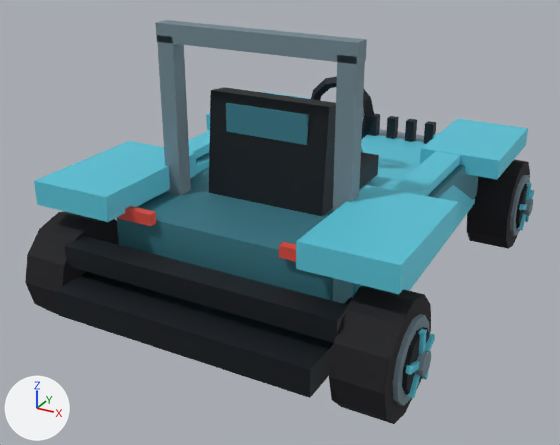
What one commit did to the glTF model DLC/Flashback/assets/kart/flashback/conrad-flashback/kart.glb.
The view is the same before and after, from a camera (50 mm lens) standing at (2.02, -4.07, 2.36) and looking at (-0.11, -0.19, 0.42). The lights are fixed; the arrows at lower left show +X, +Y and +Z. The older version comes first. Where no turn or scale is listed for an object, it has been applied to the vertices. Vertices at exactly the same position are counted once.

Objects in the first picture: 'chassis', 'wheel-front-right', 'wheel-rear-left', 'wheel-rear-right'.
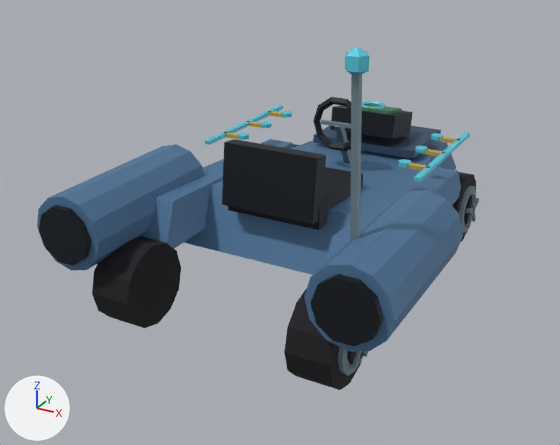
Diff of the bpy script that builds the scene:
```diff
--- a/DLC/Flashback/assets/kart/flashback/conrad-flashback/kart.glb.py
+++ b/DLC/Flashback/assets/kart/flashback/conrad-flashback/kart.glb.py
@@ me_wheel_rear_left @@
-me_wheel_rear_left.from_pydata(...)  # 132 vertices, 228 faces; spans x -0.221..0.135, y -0.31..0.31, z -0.31..0.31
+me_wheel_rear_left.from_pydata(...)  # 113 vertices, 196 faces; spans x -0.183..0.125, y -0.25..0.25, z -0.25..0.25
+# me_wheel_rear_left part 1: the loose piece of 26 vertices spanning x -0.135..0.135, y -0.31..0.31, z -0.31..0.31 is rebuilt with 51 vertices and now spans x -0.149..0.125, y -0.25..0.25, z -0.25..0.25
+# other edits to the shape of me_wheel_rear_left do not show in these pictures
 me_wheel_rear_left.materials.append(mat_wheel_vertex_colours)
@@ me_wheel_front_right @@
-me_wheel_front_right.from_pydata(...)  # 132 vertices, 228 faces; spans x -0.135..0.221, y -0.31..0.31, z -0.31..0.31
+me_wheel_front_right.from_pydata(...)  # 113 vertices, 196 faces; spans x -0.125..0.183, y -0.25..0.25, z -0.25..0.25
+# me_wheel_front_right part 2: a new loose piece, a 10-sided cylinder along x spanning x 0.141..0.166, y -0.107..0.107, z -0.112..0.113, in mat_wheel_vertex_colours
+# me_wheel_front_right part 3: a new loose piece, a box spanning x 0.157..0.183, y -0.015..0.015, z 0.0..0.125, in mat_wheel_vertex_colours
+# me_wheel_front_right part 4: the loose piece of 26 vertices spanning x -0.135..0.135, y -0.31..0.31, z -0.31..0.31 is rebuilt with 51 vertices and now spans x -0.125..0.149, y -0.25..0.25, z -0.25..0.25
+# me_wheel_front_right part 5: 106 vertices removed from x 0.134..0.221, y -0.217..0.217, z -0.217..0.217; 32 vertices added at x 0.157..0.183, y -0.124..0.124, z -0.11..0.053
 me_wheel_front_right.materials.append(mat_wheel_vertex_colours)
@@ me_wheel_rear_right @@
-me_wheel_rear_right.from_pydata(...)  # 132 vertices, 228 faces; spans x -0.135..0.221, y -0.31..0.31, z -0.31..0.31
+me_wheel_rear_right.from_pydata(...)  # 113 vertices, 196 faces; spans x -0.125..0.183, y -0.25..0.25, z -0.25..0.25
+# me_wheel_rear_right part 6: a new loose piece, a 10-sided cylinder along x spanning x 0.141..0.166, y -0.107..0.107, z -0.112..0.113, in mat_wheel_vertex_colours
+# me_wheel_rear_right part 7: the loose piece of 26 vertices spanning x -0.135..0.135, y -0.31..0.31, z -0.31..0.31 is rebuilt with 51 vertices and now spans x -0.125..0.149, y -0.25..0.25, z -0.25..0.25
+# me_wheel_rear_right part 8: 106 vertices removed from x 0.134..0.221, y -0.217..0.217, z -0.217..0.217; 32 vertices added at x 0.157..0.183, y -0.124..0.124, z -0.11..0.053
+# other edits to the shape of me_wheel_rear_right do not show in these pictures
 me_wheel_rear_right.materials.append(mat_wheel_vertex_colours)
@@ ob_chassis @@
-ob_chassis = bpy.data.objects.new('chassis', me_chassis)
@@ ob_wheel_rear_left @@
 ob_wheel_rear_left = bpy.data.objects.new('wheel-rear-left', me_wheel_rear_left)
-ob_wheel_rear_left.location = (-0.935, -1.08, 0.31)
+ob_wheel_rear_left.location = (-0.61, -0.98, 0.25)
@@ ob_wheel_front_right @@
 ob_wheel_front_right = bpy.data.objects.new('wheel-front-right', me_wheel_front_right)
-ob_wheel_front_right.location = (0.935, 1.08, 0.31)
+ob_wheel_front_right.location = (0.61, 0.98, 0.25)
@@ ob_wheel_rear_right @@
 ob_wheel_rear_right = bpy.data.objects.new('wheel-rear-right', me_wheel_rear_right)
-ob_wheel_rear_right.location = (0.935, -1.08, 0.31)
+ob_wheel_rear_right.location = (0.61, -0.98, 0.25)
@@ ob_identity_speeder_motif_antenna @@
+ob_identity_speeder_motif_antenna = bpy.data.objects.new('identity-speeder-motif-antenna', me_identity_speeder_motif_antenna)  # 22 vertices, 36 faces; spans x 0.654..0.766, y -1.049..-0.913, z 0.699..1.715
+ob_identity_speeder_motif_antenna.location = (0.0, 0.0, 0.0)
@@ ob_identity_speeder_motif_scanner @@
+ob_identity_speeder_motif_scanner = bpy.data.objects.new('identity-speeder-motif-scanner', me_identity_speeder_motif_scanner)  # 56 vertices, 104 faces; spans x -0.235..0.235, y 0.779..1.161, z 0.681..0.914
+ob_identity_speeder_motif_scanner.location = (0.0, 0.0, 0.0)
@@ ob_identity_speeder_motif_circuit @@
+ob_identity_speeder_motif_circuit = bpy.data.objects.new('identity-speeder-motif-circuit', me_identity_speeder_motif_circuit)  # 148 vertices, 240 faces; spans x -0.728..0.728, y -0.075..0.915, z 0.798..0.832
+ob_identity_speeder_motif_circuit.location = (0.0, 0.0, 0.0)
@@ ob_identity_speeder_driver_cockpit @@
+ob_identity_speeder_driver_cockpit = bpy.data.objects.new('identity-speeder-driver-cockpit', me_identity_speeder_driver_cockpit)  # 80 vertices, 140 faces; spans x -0.3..0.3, y -0.557..0.679, z 0.459..1.086
+ob_identity_speeder_driver_cockpit.location = (0.0, 0.0, 0.0)
@@ ob_identity_speeder_speeder_long_cowl_and_stern_turbines @@
+ob_identity_speeder_speeder_long_cowl_and_stern_turbines = bpy.data.objects.new('identity-speeder-speeder-long-cowl-and-stern-turbines', me_identity_speeder_speeder_long_cowl_and_stern_turbines)  # 128 vertices, 224 faces; spans x -1.05..1.05, y -1.31..1.67, z 0.29..0.83
+ob_identity_speeder_speeder_long_cowl_and_stern_turbines.location = (0.0, 0.0, 0.0)
```

Boxes [x1, y1, x2, y2] around the edits, measured in the pictures (560 x 445 px):
'chassis', deleted: before [34, 20, 528, 398]
'identity-speeder-speeder-long-cowl-and-stern-turbines', added (blue): after [37, 126, 463, 351]
'wheel-rear-right', reshaped, moved (21% narrower, 26% shorter): before [329, 286, 435, 424]; after [284, 288, 368, 390]
'wheel-rear-left', reshaped, moved: before [25, 211, 119, 314]; after [92, 236, 181, 328]
'identity-speeder-driver-cockpit', added: after [222, 97, 365, 230]
'wheel-front-right', reshaped, moved: before [467, 160, 534, 248]; after [452, 172, 479, 242]
'identity-speeder-motif-antenna', added (blue): after [345, 47, 369, 243]
'identity-speeder-motif-scanner', added: after [330, 101, 413, 139]
'identity-speeder-motif-circuit', added: after [205, 105, 470, 182]
part 2 of me_wheel_front_right, added: after [464, 195, 472, 225]
part 3 of me_wheel_front_right, added: after [471, 193, 476, 211]
part 4 of me_wheel_front_right, rebuilt: before [467, 160, 530, 248]; after [452, 172, 476, 242]
part 5 of me_wheel_front_right, cut back: before [510, 175, 534, 236]; after [466, 198, 479, 228]
part 6 of me_wheel_rear_right, added (mostly hidden): after [347, 351, 363, 365]
part 7 of me_wheel_rear_right, rebuilt: before [329, 286, 431, 424]; after [284, 288, 363, 390]
part 8 of me_wheel_rear_right, cut back: before [393, 314, 435, 406]; after [350, 351, 368, 369]
